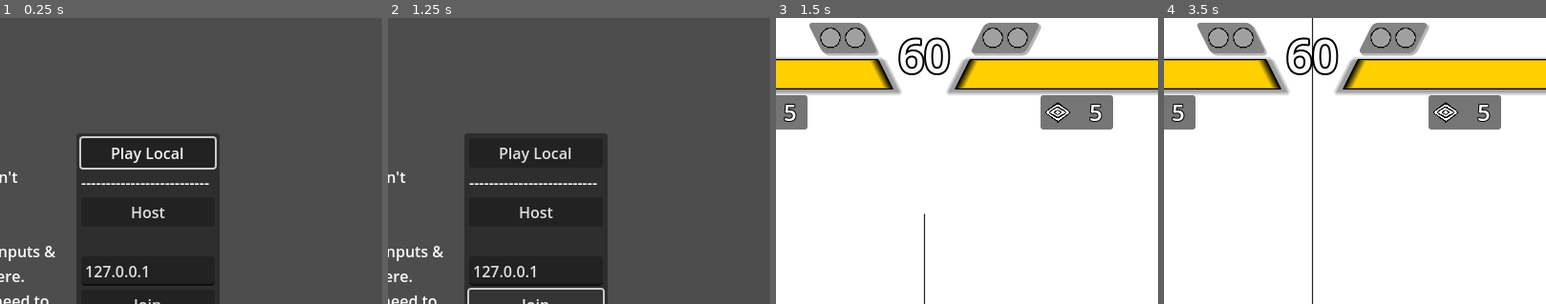
Above: before the commit, frames 1-4 (left to right).
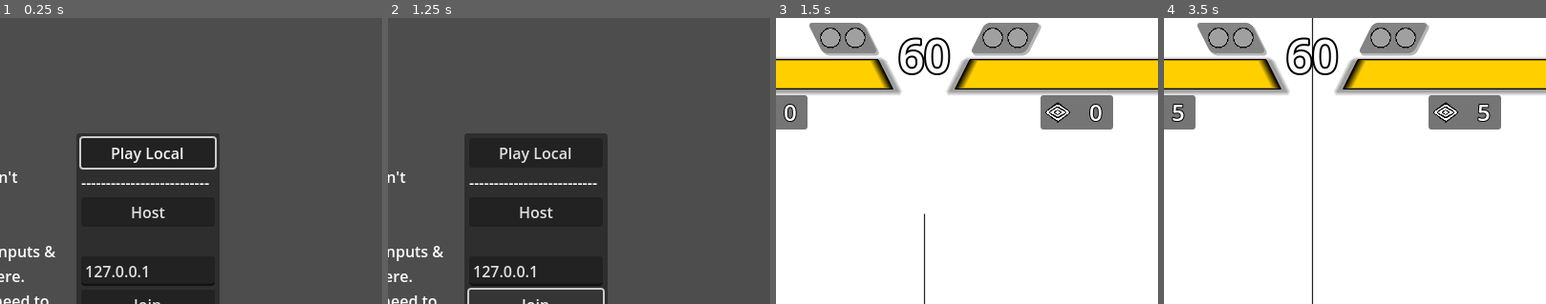
Above: after the commit, the same moments.

Repository: SamBumgardner/spellstrike
Game: Godot game, scene res://network/main.tscn
Same seed, same stepped clock (60 frames per second), same inputs: the game is played once before the commit and once after it.
Inputs (mouse positions are % of the whole screen's width and height, from its top left):
- Up to frame 1 (0.25 s): no input
- Up to frame 2 (1.25 s): click "Join" at 0.5 s
- Up to frame 3 (1.5 s): click "Play Local" at 1.25 s
- Up to frame 4 (3.5 s): tap Enter at 2 s; move the mouse to (72, 45) at 2.02 s; hold Up 2.03-2.75 s; click (72, 45) at 2.17 s; tap Space at 2.75 s; drag from (30, 55) to (45, 70) at 2.77 s
The pictures show only the part of the screen within x 31-81%, y 0-50%; the shares and areas given below are measured in that part.

Frames 1-2 are identical in both runs. In frame 3, 0.3% of the frame differs, in the area x 2-86%, y 30-37%; in frame 4, nothing differs.

Commit message:
made main generate player infos to pass through
This also improved the generation of fighters in TestGameplay, made CPU characters get passed through player information, all of that good stuff.

This lays the groundwork for players selecting the character they want to play as, which is cool.

Diff:
--- a/game/SceneSwitchUtil.gd
+++ b/game/SceneSwitchUtil.gd
@@ -1,6 +1,4 @@
 class_name SceneSwitchUtil
-
-static var main_menu_scene: PackedScene = preload("res://network/main.tscn")
 
 static func change_scene(tree: SceneTree, new_root: Node) -> void:
     var old_root = tree.current_scene
--- a/game/TestGameplay.gd
+++ b/game/TestGameplay.gd
@@ -2,14 +2,10 @@
 
 const STAGE_WIDTH: int = 512
 
-var p1_network_id: int = 1
-var p2_network_id: int = 1
-var host_side := Side.P1
-var client_side := Side.P2
-
+var player_informations: Array[PlayerInformation]
 var match_options: MatchOptions
 
-var player_wins: Array[int] = [0, 0]
+var network_ids: Array
 
 # non-gameplay UI
 @onready var notification_window: Notification = $UI/Notification
@@ -20,14 +16,10 @@
 # handle game ending
 @onready var confirm_defeat_timer: NetworkTimer = $ConfirmDefeatTimer
 @onready var start_new_round_timer: NetworkTimer = $StartNewRoundTimer
-@onready var health_tracker_1: HealthTracker = $UI/BattleHUD/HealthTracker
-@onready var health_tracker_2: HealthTracker = $UI/BattleHUD/HealthTracker2
-@onready var win_tracker_1: WinTracker = $UI/BattleHUD/WinTracker
-@onready var win_tracker_2: WinTracker = $UI/BattleHUD/WinTracker2
-@onready var combo_counter_1: ComboCounter = $UI/BattleHUD/ComboCounter
-@onready var combo_counter_2: ComboCounter = $UI/BattleHUD/ComboCounter2
-@onready var special_counter_1: SpecialCounter = $UI/BattleHUD/SpecialCounter
-@onready var special_counter_2: SpecialCounter = $UI/BattleHUD/SpecialCounter2
+@onready var health_trackers: Array[HealthTracker] = [$UI/BattleHUD/HealthTracker, $UI/BattleHUD/HealthTracker2]
+@onready var win_trackers: Array[WinTracker] = [$UI/BattleHUD/WinTracker, $UI/BattleHUD/WinTracker2]
+@onready var combo_counters: Array[ComboCounter] = [$UI/BattleHUD/ComboCounter, $UI/BattleHUD/ComboCounter2]
+@onready var special_counters: Array[SpecialCounter] = [$UI/BattleHUD/SpecialCounter, $UI/BattleHUD/SpecialCounter2]
 @onready var round_timer_display: RoundTimerDisplay = $UI/BattleHUD/RoundTimerDisplay
 
 @onready var wins_manager: WinsManager = $WinsManager
@@ -42,28 +34,33 @@
     P2 = 1,
 }
 
-func init_options(options: MatchOptions) -> void:
-    match_options = options
-
-func init_wins_record(starting_wins: Array[int]) -> void:
-    player_wins = starting_wins
+func init(
+    new_options: MatchOptions,
+    new_player_informations: Array[PlayerInformation]
+) -> void:
+    match_options = new_options
+    player_informations = new_player_informations
+    network_ids = player_informations.map(func(x): return x.network_id)
 
 func _ready():
-    wins_manager.initialize_records(player_wins)
+    var win_records: Array[int]
+    win_records.assign(player_informations.map(func(x): return x.number_of_wins))
+    wins_manager.initialize_records(win_records)
 
     SyncManager.sync_started.connect(_on_sync_started)
     SyncManager.sync_stopped.connect(_on_sync_stopped)
     SyncManager.sync_error.connect(_on_sync_error)
 
-    if p1_network_id != p2_network_id:
+    if network_ids[Side.P1] != network_ids[Side.P2]:
         multiplayer.multiplayer_peer.peer_disconnected.connect(_on_broken_connection)
 
         SyncManager.set_network_adaptor(preload("res://addons/godot-rollback-netcode/RPCNetworkAdaptor.gd").new())
-        var producer_side = host_side if multiplayer.is_server() else client_side
-        var receiver_side = client_side if multiplayer.is_server() else host_side
+
+        var producer_side = Side.P1 if network_ids[Side.P1] == multiplayer.get_unique_id() else Side.P2
+        var receiver_side = Side.P1 if network_ids[Side.P2] == multiplayer.get_unique_id() else Side.P2
         SyncManager.message_serializer.produce_input_path = "%s/fighter%s" % [get_path(), producer_side]
         SyncManager.message_serializer.receive_input_path = "%s/fighter%s" % [get_path(), receiver_side]
-        for id in [p1_network_id, p2_network_id]:
+        for id in network_ids:
             if id != multiplayer.get_unique_id() and id not in SyncManager.peers:
                 SyncManager.add_peer(id)
     else:
@@ -85,38 +82,14 @@
     round_timer_display.set_initial_display(match_options.default_ticks_per_round)
     for tracker in [$UI/BattleHUD/RoundsTracker, $UI/BattleHUD/RoundsTracker2]:
         tracker.initialize_rounds(0, MatchOptions.default_rounds_to_win)
-    for counter in [special_counter_1, special_counter_2]:
-        counter.num_specials = 5 # TODO: this will depend on character choice.
 
 func _on_sync_started():
     if match_options == null:
         push_error("Match Options is unset. Falling back to default options...")
         match_options = MatchOptions.generate_default()
 
-    var fighterP1: Player = SyncManager.spawn("fighter0", self, preload("res://player/Player.tscn"), {'x': - 200, 'y': 420, 'character_spec': load("res://assets/data/character/character_speed.tres"), 't': Player.Side.P1}, false);
-    fighterP1.set_multiplayer_authority(p1_network_id if host_side == Side.P1 else p2_network_id)
-    fighterP1.input_retriever = match_options.input_retrievers[0]
-    health_tracker_1.tracked_player = fighterP1
-    combo_counter_1.tracked_player = fighterP1
-    special_counter_1.tracked_player = fighterP1
-
-    fighterP1.defeated.connect(_on_player_defeated)
-    fighterP1.request_projectile.connect(_on_player_requested_projectile)
-
-    var fighterP2: Player = SyncManager.spawn("fighter1", self, preload("res://player/Player.tscn"), {'x': 200, 'y': 420, 'character_spec': load("res://assets/data/character/character_speed.tres"), 't': Player.Side.P2}, false);
-    fighterP2.set_multiplayer_authority(p2_network_id if host_side == Side.P1 else p1_network_id)
-
-    # when playing online as p2, use the "normal" p1 mapping the player set up.
-    if fighterP2.is_multiplayer_authority() and p1_network_id != p2_network_id:
-        fighterP2.input_retriever = match_options.input_retrievers[0]
-    else:
-        fighterP2.input_retriever = match_options.input_retrievers[1]
-
-    health_tracker_2.tracked_player = fighterP2
-    combo_counter_2.tracked_player = fighterP2
-    special_counter_2.tracked_player = fighterP2
-    fighterP2.defeated.connect(_on_player_defeated)
-    fighterP2.request_projectile.connect(_on_player_requested_projectile)
+    var fighterP1: Player = _spawn_fighter(player_informations[Side.P1], Side.P1)
+    var fighterP2: Player = _spawn_fighter(player_informations[Side.P2], Side.P2)
 
     players = [fighterP1, fighterP2]
 
@@ -131,6 +104,28 @@
     $UI/BattleHUD.show()
 
     round_timer.start(match_options.default_ticks_per_round)
+
+func _spawn_fighter(player_information: PlayerInformation, side: int) -> Player:
+    var start_position: Vector2i = Vector2i.ZERO
+    match side:
+        Side.P1:
+            start_position.x = -200
+            start_position.y = 420
+        Side.P2:
+            start_position.x = 200
+            start_position.y = 420
+
+    var fighter: Player = SyncManager.spawn("fighter%s" % side, self, preload("res://player/Player.tscn"), {'x': start_position.x, 'y': start_position.y, 'character_spec': player_information.character_spec, 't': side}, false);
+    fighter.set_multiplayer_authority(player_information.network_id)
+    fighter.input_retriever = player_information.input_retriever
+
+    health_trackers[side].tracked_player = fighter
+    combo_counters[side].tracked_player = fighter
+    special_counters[side].tracked_player = fighter
+    fighter.defeated.connect(_on_player_defeated)
+    fighter.request_projectile.connect(_on_player_requested_projectile)
+
+    return fighter
 
 func _on_sync_error(_msg: String):
     # communicate that a fatal state mismatch occurred.
@@ -138,7 +133,7 @@
     closed_signal.connect(_return_to_network_menu, CONNECT_ONE_SHOT)
 
 func _on_broken_connection(disconnected_peer_id: int):
-    if disconnected_peer_id in [p1_network_id, p2_network_id]:
+    if disconnected_peer_id in network_ids:
         _close_rollback_networking()
         var closed_signal: Signal = notification_window.notify_error(NETWORK_ERROR_TYPE, CONNECTION_LOST_ERROR_FORMAT)
         closed_signal.connect(_return_to_network_menu, CONNECT_ONE_SHOT)
@@ -150,7 +145,7 @@
 
 func _return_to_network_menu() -> void:
     print_debug("I'm returning to the network menu!")
-    var main_menu_scene = SceneSwitchUtil.main_menu_scene.instantiate()
+    var main_menu_scene = load("res://network/main.tscn").instantiate()
     SceneSwitchUtil.change_scene(get_tree(), main_menu_scene)
 
 func _on_sync_stopped(reason: Disconnect.Reason):
@@ -216,31 +211,9 @@
     var rematch_screen_packed = preload("res://network/postgame.tscn")
     var rematch_screen = rematch_screen_packed.instantiate()
 
-    # TODO: remove temp player information setup here:
-    var p2_input_retriever: InputRetriever
-    if p2_network_id == multiplayer.get_unique_id() and p1_network_id != p2_network_id:
-        p2_input_retriever = match_options.input_retrievers[0]
-    else:
-        p2_input_retriever = match_options.input_retrievers[1]
-    var temp_informations: Array[PlayerInformation] = [
-        PlayerInformation.new(
-            p1_network_id,
-            Side.P1,
-            match_options.input_retrievers[0].input_ids,
-            CharacterSpec.new(),
-            wins_manager.get_game_win_counts()[Side.P1]
-        ),
-        PlayerInformation.new(
-            p2_network_id,
-            Side.P2,
-            p2_input_retriever.input_ids,
-            CharacterSpec.new(),
-            wins_manager.get_game_win_counts()[Side.P2]
-        )
-    ]
     rematch_screen.init(
         match_options,
-        temp_informations,
+        player_informations,
         winning_side,
     )
     SceneSwitchUtil.change_scene(get_tree(), rematch_screen)
--- a/game/network/main.gd
+++ b/game/network/main.gd
@@ -106,6 +106,31 @@
     multiplayer.connected_to_server.connect(load_game)
     multiplayer.server_disconnected.connect(server_offline)
 
+func generate_player_informations(options: MatchOptions, p1_id: int, p2_id: int) -> Array[PlayerInformation]:
+    var p2_input_retriever: InputRetriever
+    if not multiplayer.is_server():
+        p2_input_retriever = options.input_retrievers[0]
+    else:
+        p2_input_retriever = options.input_retrievers[1]
+
+    var temp_informations: Array[PlayerInformation] = [
+        PlayerInformation.new(
+            p1_id,
+            Player.Side.P1,
+            options.input_retrievers[0],
+            load("res://assets/data/character/character_speed.tres"),
+            0
+        ),
+        PlayerInformation.new(
+            p2_id,
+            Player.Side.P2,
+            p2_input_retriever,
+            load("res://assets/data/character/character_speed.tres"),
+            0
+        )
+    ]
+    return temp_informations
+
 func load_game(p1_id = 1, p2_id = 0):
     var options: MatchOptions = $MatchOptionsMenu.get_match_options()
 
@@ -114,10 +139,9 @@
 
     %Menu.hide()
 
-    var instantiated_map = map.instantiate()
-    instantiated_map.init_options(options)
-    instantiated_map.p1_network_id = p1_id
-    instantiated_map.p2_network_id = p2_id
+    var instantiated_map = map.instantiate() as TestGameplay
+    # TODO: fix up temporary player informations creation
+    instantiated_map.init(options, generate_player_informations(options, p1_id, p2_id))
     SceneSwitchUtil.change_scene(get_tree(), instantiated_map)
 
 func add_player_and_start_game(id):
--- a/game/network/player_information.gd
+++ b/game/network/player_information.gd
@@ -2,19 +2,19 @@
 
 var network_id: int
 var player_side: Player.Side
-var input_mapping: Dictionary
+var input_retriever: InputRetriever
 var character_spec: CharacterSpec
 var number_of_wins: int
 
 func _init(
     _network_id,
     _player_side,
-    _input_mapping,
+    _input_retriever,
     _character_spec = null,
     _number_of_wins = 0
 ) -> void:
     network_id = _network_id
     player_side = _player_side
-    input_mapping = _input_mapping
+    input_retriever = _input_retriever
     character_spec = _character_spec
     number_of_wins = _number_of_wins
--- a/game/network/postgame.gd
+++ b/game/network/postgame.gd
@@ -30,9 +30,6 @@
     number_of_rematches_requested = state['nrr']
 
 # INITIALIZAION #
-func init_options(new_options: MatchOptions) -> void:
-    match_options = new_options
-
 func init(new_options: MatchOptions,
     new_player_informations: Array[PlayerInformation],
     new_winning_side: Player.Side
@@ -102,7 +99,7 @@
 func _init_rematch_menu():
     assert(player_informations.size() == rematch_menus.size())
     for i in player_informations.size():
-        rematch_menus[i].init_input_mapping(player_informations[i].input_mapping)
+        rematch_menus[i].init_input_retriever(player_informations[i].input_retriever)
         rematch_menus[i].set_multiplayer_authority(player_informations[i].network_id)
         rematch_menus[i].quit.connect(_on_rematch_menu_quit)
         rematch_menus[i].rematch.connect(_on_rematch_menu_rematch)
@@ -136,11 +133,7 @@
 
     var gameplay = load("res://TestGameplay.tscn")
     var instantiated_map = gameplay.instantiate()
-    instantiated_map.init_options(match_options)
-    var win_records: Array[int] = [player_informations[0].number_of_wins, player_informations[1].number_of_wins]
-    instantiated_map.init_wins_record(win_records)
-    instantiated_map.p1_network_id = player_informations[0].network_id
-    instantiated_map.p2_network_id = player_informations[1].network_id
+    instantiated_map.init(match_options, player_informations)
     SceneSwitchUtil.change_scene(get_tree(), instantiated_map)
 
 # NETWORK ISSUE HANDLING #
@@ -164,7 +157,7 @@
 
 func _return_to_network_menu() -> void:
     _close_rollback_networking()
-    var main_menu_scene = SceneSwitchUtil.main_menu_scene.instantiate()
+    var main_menu_scene = load("res://network/main.tscn").instantiate()
     SceneSwitchUtil.change_scene(get_tree(), main_menu_scene)
 
 func _on_sync_stopped(reason: Disconnect.Reason):
--- a/game/ui/menu/rematch/RematchMenu.gd
+++ b/game/ui/menu/rematch/RematchMenu.gd
@@ -47,8 +47,8 @@
 var network_process_enabled: bool = true
 
 # INIT #
-func init_input_mapping(new_input_mapping: Dictionary):
-    input_retriever.input_ids = new_input_mapping
+func init_input_retriever(new_input_retriever: InputRetriever):
+    input_retriever = new_input_retriever
 
 func _ready() -> void:
     add_to_group("network_sync")
